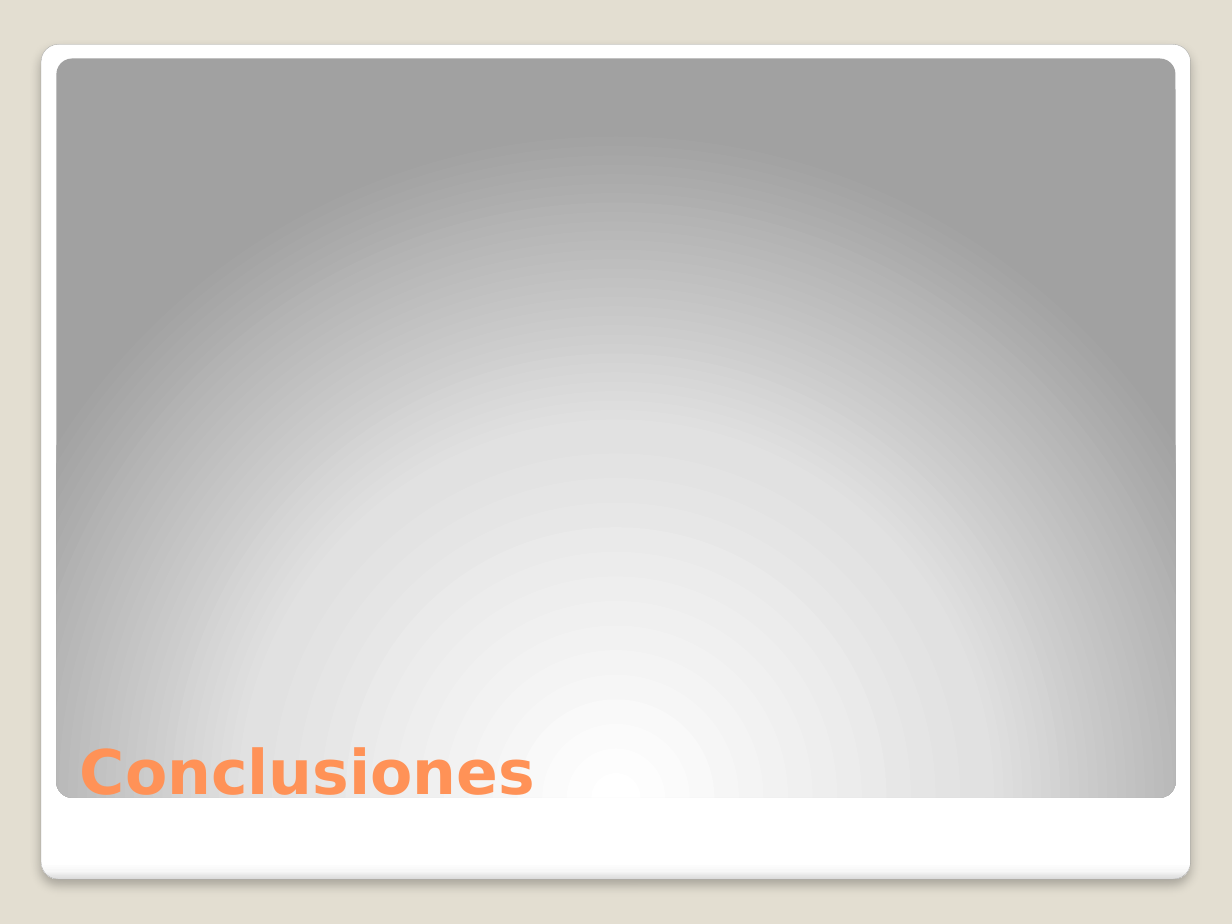
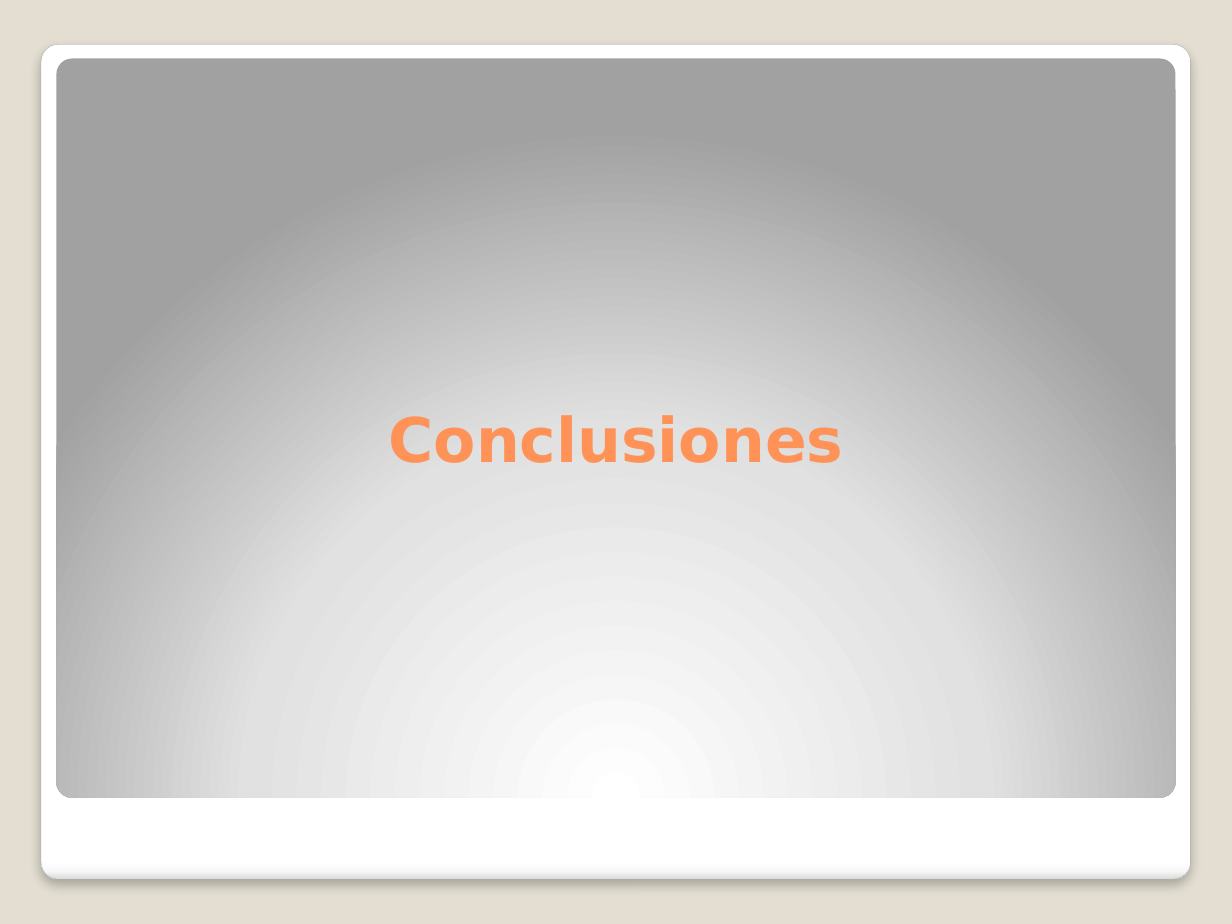
Before and after one commit to adrianachelotti/analisisdelainformacion7509, a slide deck: slide 11 of TodoMundo/Presentación/Presentacion.pptx. Drawn at 1232x924 pixels with LibreOffice and Linux fonts; fonts in the diff are those of the drawing. Boxes give left, top, right and bottom in pixels: in the first picture for what was removed or moved away, otherwise in the second. Text is boxed around its words. In the diff, an @@ line names an element or a change of style, - is before the commit and + after.

```diff
--- a/TodoMundo/Presentación/Presentacion.pptx
+++ b/TodoMundo/Presentación/Presentacion.pptx
@@ title "Conclusiones": place and size @@
-title "Conclusiones" at bbox=[80, 745, 535, 798]
+title "Conclusiones" at bbox=[389, 415, 844, 463]
@@ title "Conclusiones" at bbox=[389, 415, 844, 463]: alignment left to centre @@
```
Also in this commit, not shown: 10 other slides changed, 2 other files.
